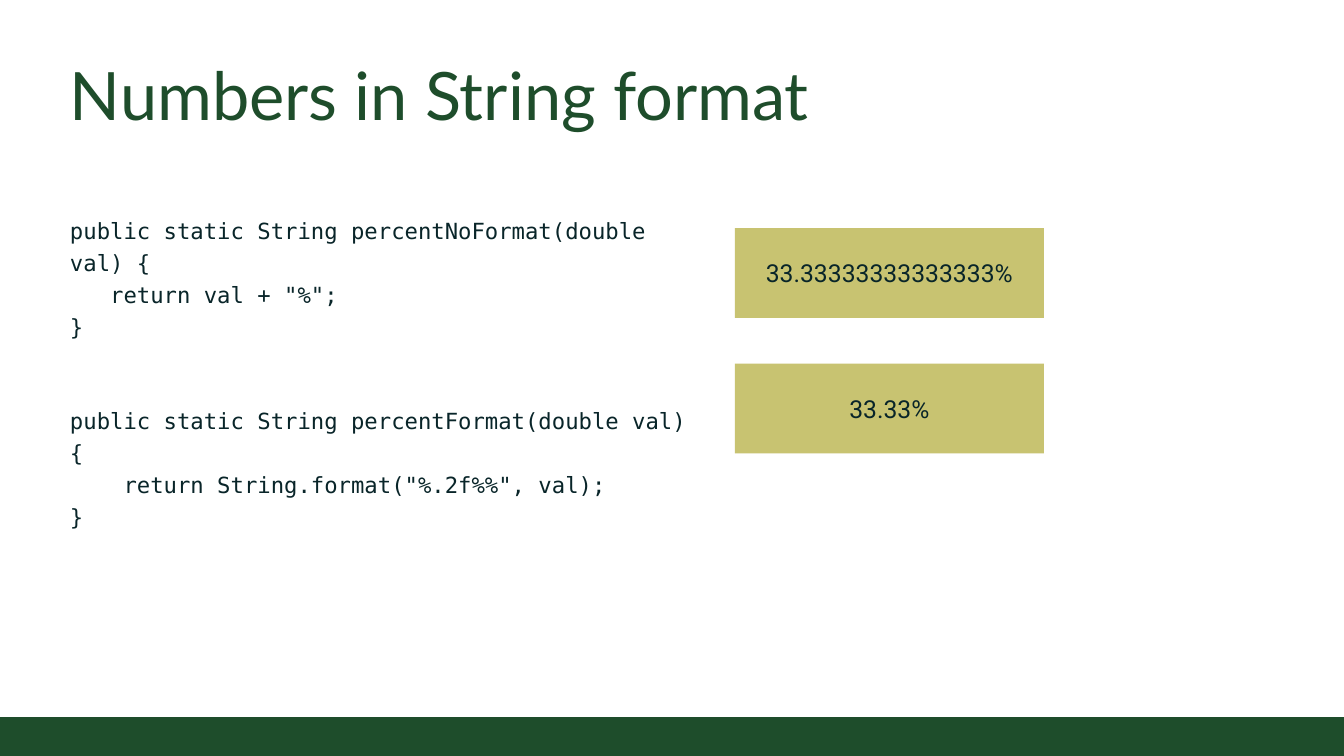
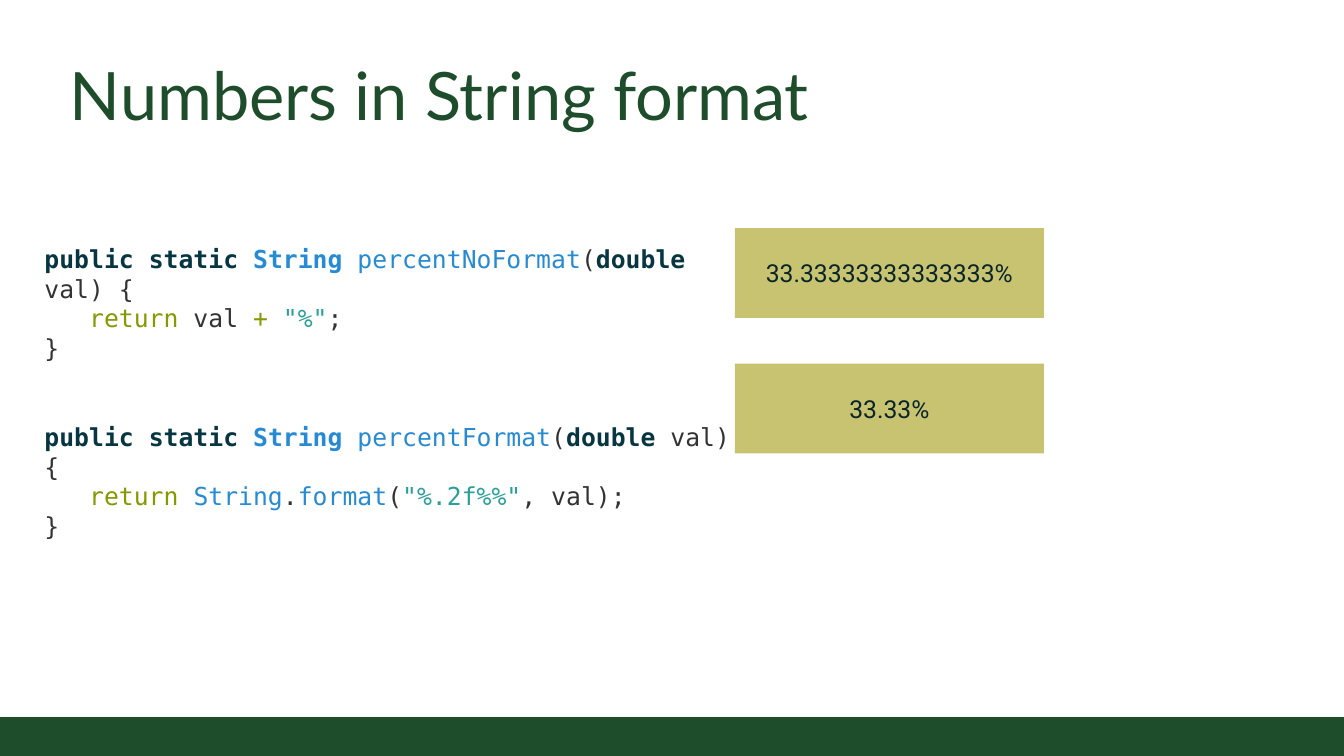
Before and after one commit to CSU-CompSci-CS163-4/Handouts, a slide deck: slide 17 of slides/On-Campus/02_03_CharactersAndStrings.pptx (slide 16 before the commit). Drawn at 1344x756 pixels with LibreOffice and Linux fonts; fonts in the diff are those of the drawing; background and template pictures are left out. Boxes give left, top, right and bottom in pixels: in the first picture for what was removed or moved away, otherwise in the second. Text is boxed around its words. In the diff, an @@ line names an element or a change of style, - is before the commit and + after.

```diff
--- a/slides/On-Campus/02_03_CharactersAndStrings.pptx
+++ b/slides/On-Campus/02_03_CharactersAndStrings.pptx
@@ text at (x1=44, y1=248, x2=730, y2=511): text changed; size 18 to 20 pt; text colour #092529 to #268BD2 @@
-public static String percentNoFormat(double val) {
-return val + "%";
-}
-public static String percentFormat(double val) {
-return String.format("%.2f%%", val);
-}
+public static String percentNoFormat(double val) {
+return val + "%";
+}
+public static String percentFormat(double val) {
+return String.format("%.2f%%", val);
+}
```
Also in this commit, not shown: 7 other slides changed, 2 slides added, 1 other file.
